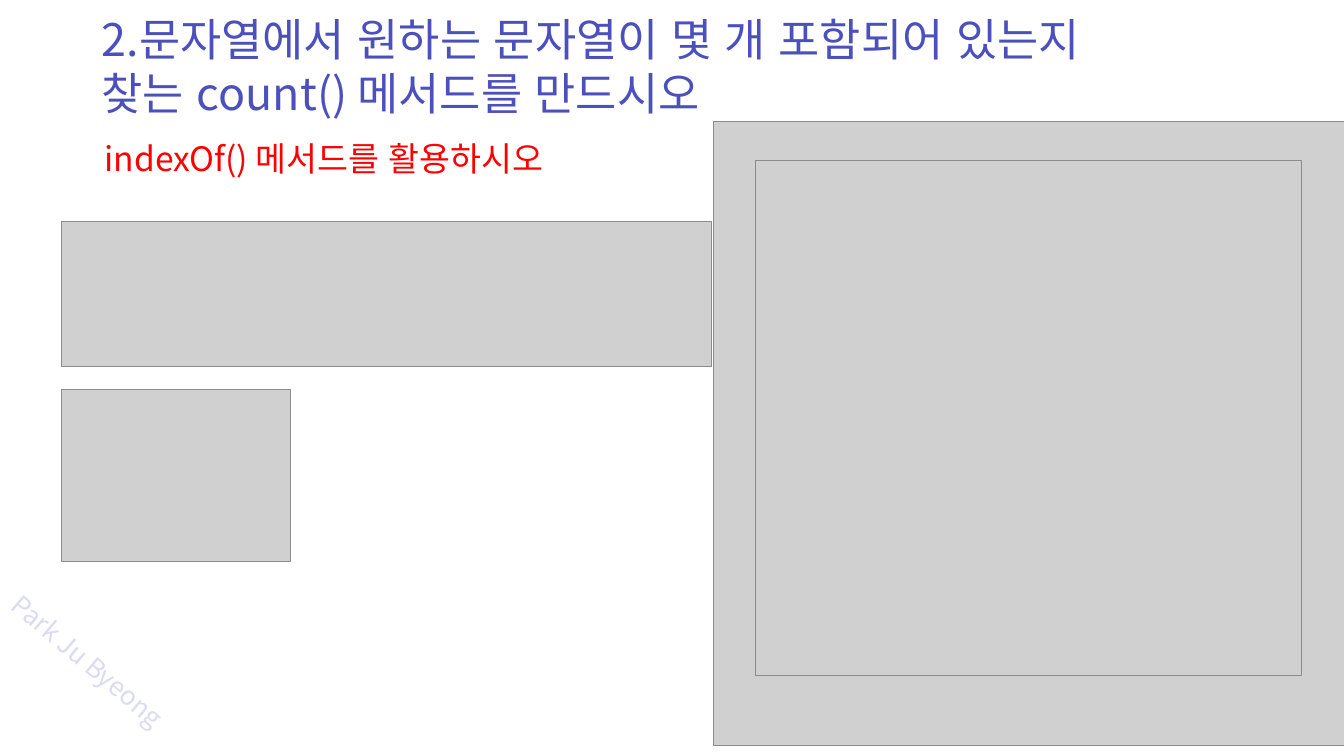
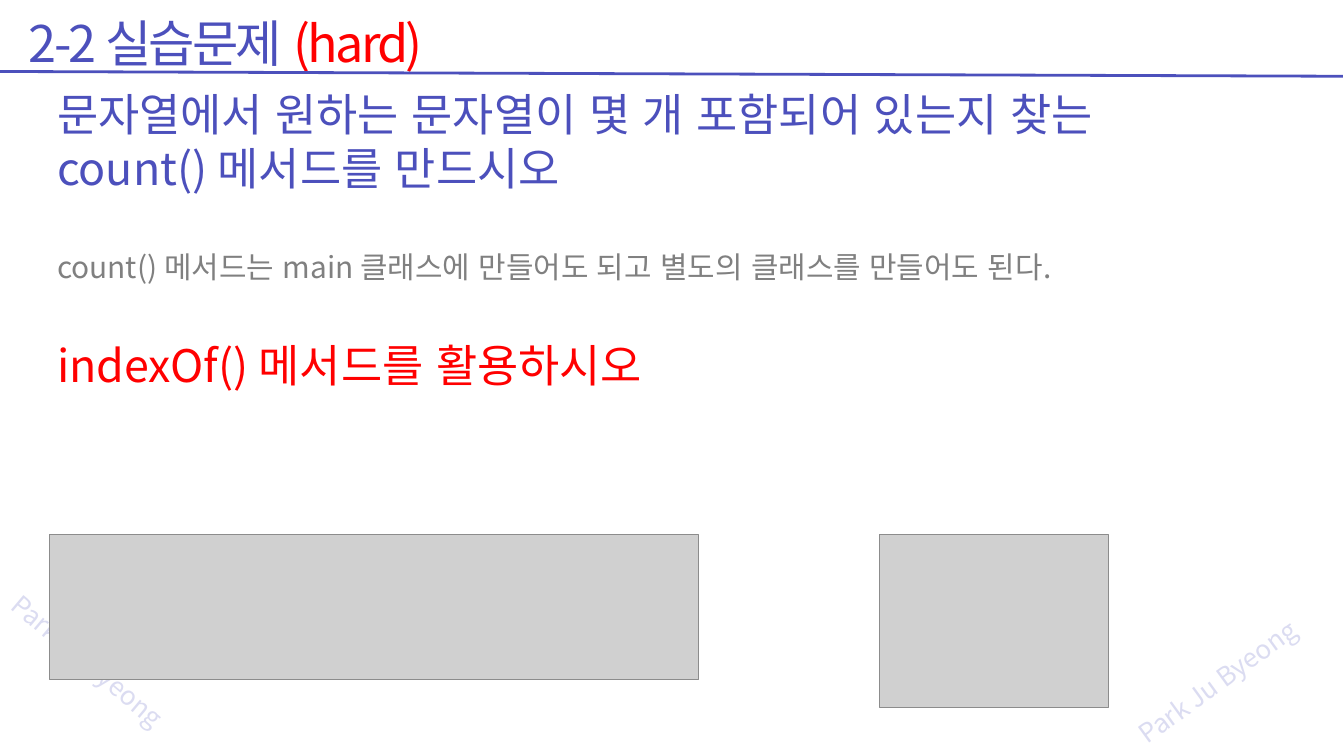
Before and after one commit to zest132/JavaLecture, a slide deck: slide 55 of JavaLecture/LectureFile/java 13강 기본클래스 및 제네릭 .pptx. Drawn at 1344x756 pixels with LibreOffice and Linux fonts; fonts in the diff are those of the drawing; grey boxes stand for pictures. Boxes give left, top, right and bottom in pixels: in the first picture for what was removed or moved away, otherwise in the second. Text is boxed around its words. In the diff, an @@ line names an element or a change of style, - is before the commit and + after.

```diff
--- a/JavaLecture/LectureFile/java 13강 기본클래스 및 제네릭 .pptx
+++ b/JavaLecture/LectureFile/java 13강 기본클래스 및 제네릭 .pptx
@@ text added at bbox=[29, 20, 423, 75], 54 pt, text #4C50BC @@
+2-2 실습문제 (hard)
@@ line added from (1343, 76) to (0, 71), #4C50BC 3 pt @@
@@ text at bbox=[57, 93, 1092, 391]: text changed; text colour #4C50BC to #808080 @@
-2.문자열에서 원하는 문자열이 몇 개 포함되어 있는지 찾는 count() 메서드를 만드시오
+문자열에서 원하는 문자열이 몇 개 포함되어 있는지 찾는 count() 메서드를 만드시오
+count() 메서드는 main 클래스에 만들어도 되고 별도의 클래스를 만들어도 된다.
+indexOf() 메서드를 활용하시오
@@ text removed at bbox=[104, 143, 544, 178] @@
-indexOf() 메서드를 활용하시오
@@ picture removed at bbox=[713, 121, 1344, 745] @@
@@ picture removed at bbox=[755, 161, 1301, 676] @@
@@ picture: place and size @@
-picture at bbox=[62, 221, 711, 366]
+picture at bbox=[50, 535, 699, 680]
@@ picture: place and size @@
-picture at bbox=[62, 390, 291, 562]
+picture at bbox=[879, 535, 1108, 707]
```
Also in this commit, not shown: 34 other slides changed, 5 slides added, 2 slides removed, 7 other files.
